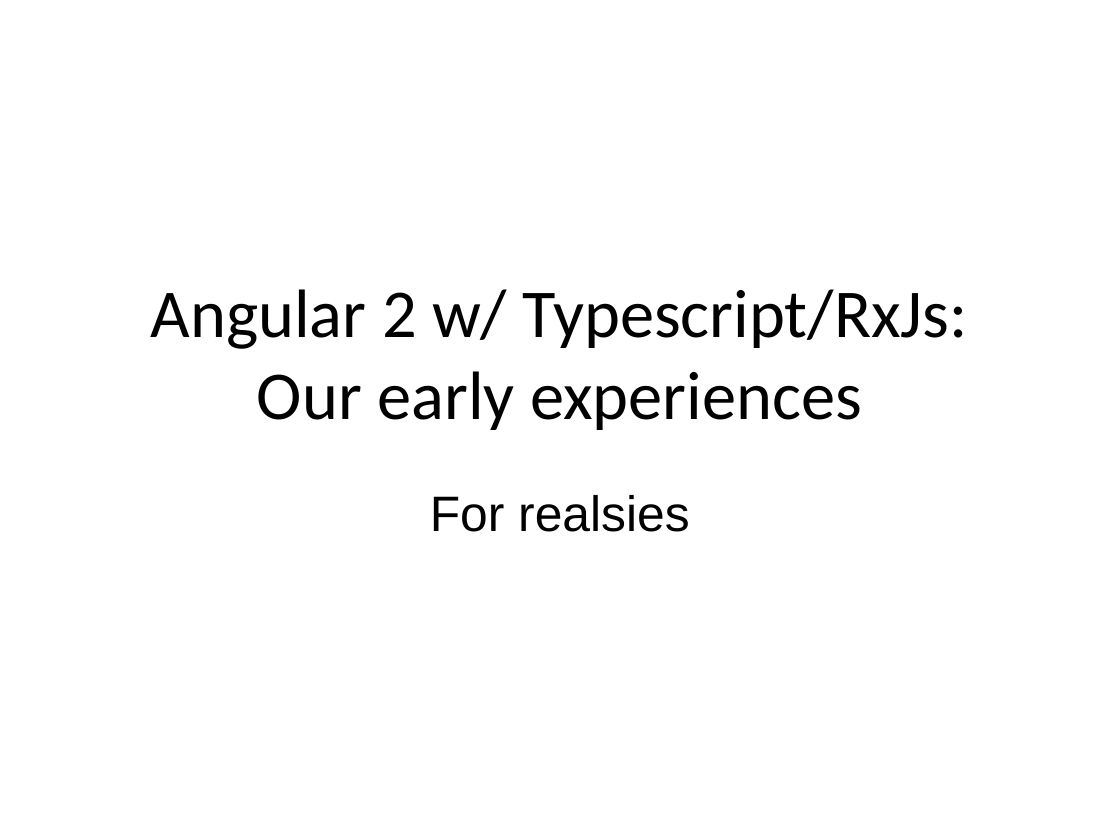
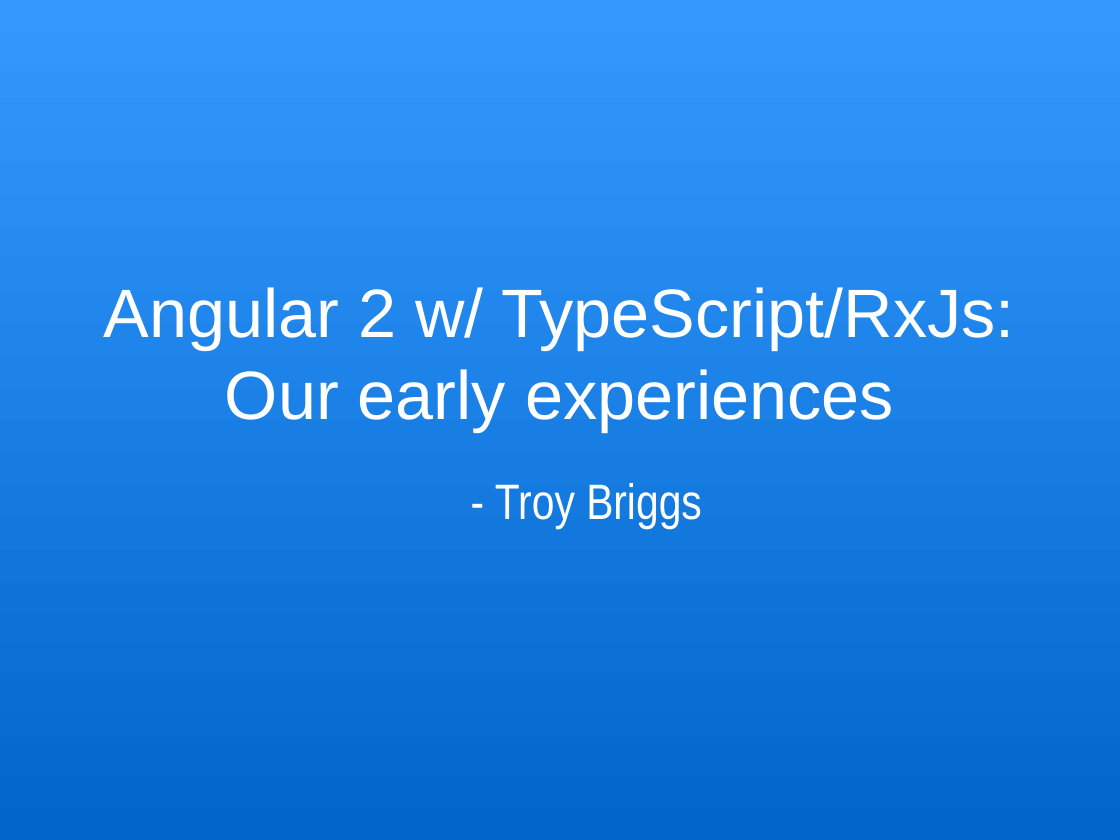
Before and after one commit to trognus/devcon2016, a slide deck: slide 1 of devconNg2_2.odp. Drawn at 1120x840 pixels with LibreOffice and Linux fonts; fonts in the diff are those of the drawing. Boxes give left, top, right and bottom in pixels: in the first picture for what was removed or moved away, otherwise in the second. Text is boxed around its words. In the diff, an @@ line names an element or a change of style, - is before the commit and + after.

```diff
--- a/devconNg2_2.odp
+++ b/devconNg2_2.odp
@@ background #FFFFFF to gradient #0066CC to #3399FF @@
@@ title at box(104, 287, 1015, 431): text changed; font Calibri to Arial; text colour #000000 to #FFFFFF @@
-Angular 2 w/ Typescript/RxJs: Our early experiences
+Angular 2 w/ TypeScript/RxJs: Our early experiences
@@ subtitle removed at box(430, 495, 690, 532) @@
-For realsies
@@ text added at box(495, 483, 702, 529), 32 pt, text #FFFFFF @@
+- Troy Briggs
```
Also in this commit, not shown: 10 other slides changed, 22 slides added, 3 slides removed, 1 other file.
